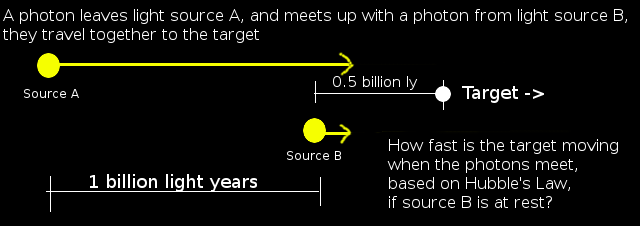
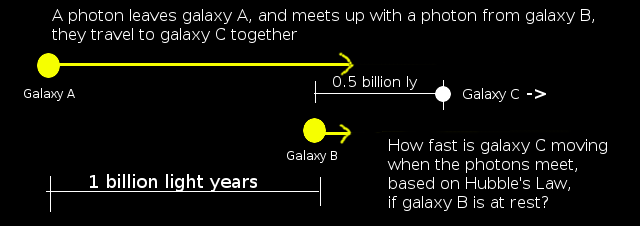
Two versions of the same layered image (640 x 226). Layer-by-layer changes:
renamed "Target ->" to "Galaxy C ->", painted on it over 462, 86, 546, 103
renamed "Source B" to "Galaxy B", painted on it over 287, 150, 341, 163
renamed "Source A" to "Galaxy A", painted on it over 24, 88, 79, 101
renamed "A photon leaves light source A..." to "A photon leaves galaxy A, and ...", painted on it over 3, 9, 627, 43
renamed "How fast is the target moving ..." to "How fast is galaxy C moving ...", painted on it over 403, 139, 618, 211
